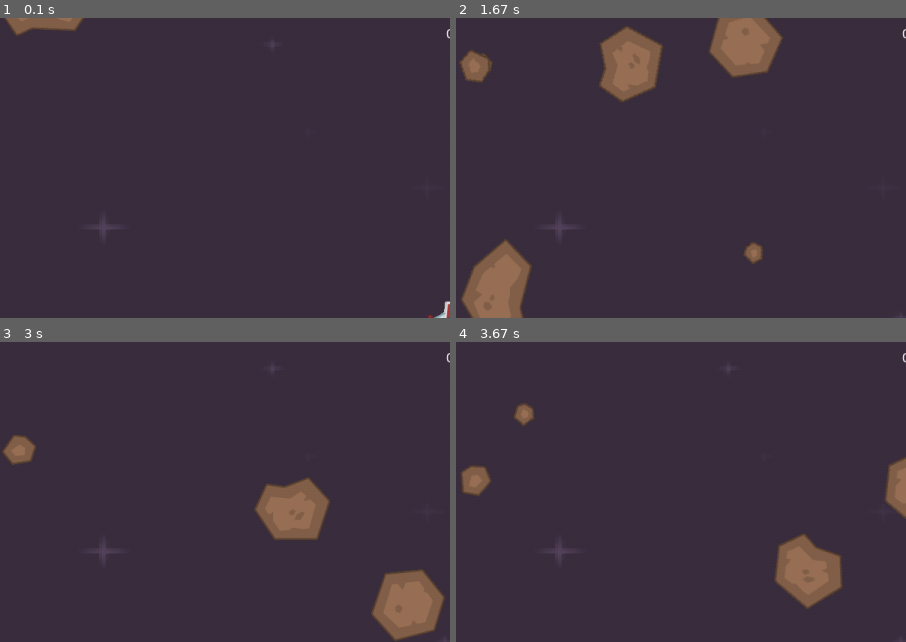
Above: before the commit, frames 1-4 (two rows, left to right).
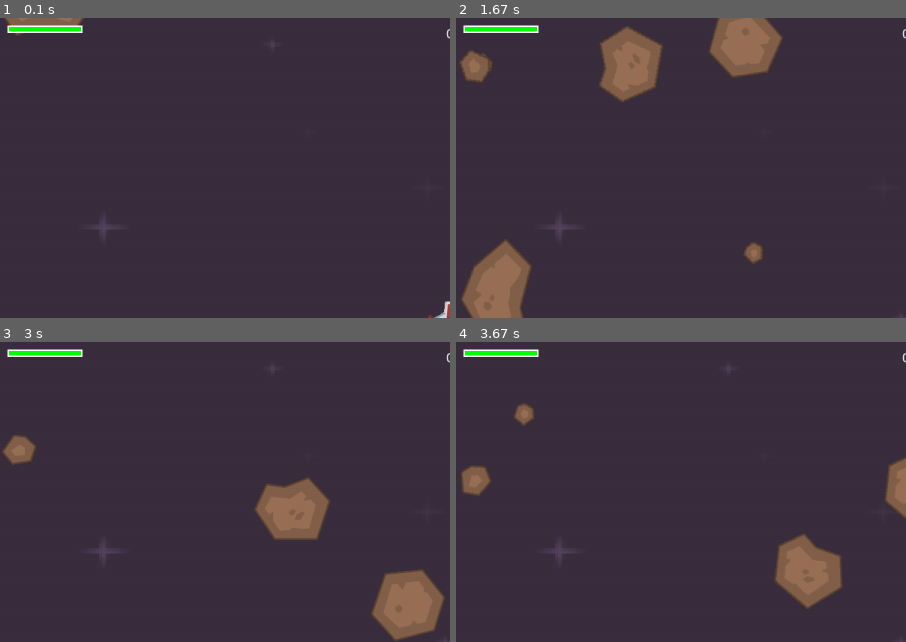
Above: after the commit, the same moments.

Repository: casol/pygame
Game: pygame game, started from YASS.py
Same seed, same stepped clock (60 frames per second), same inputs: the game is played once before the commit and once after it.
Inputs:
- Up to frame 1 (0.1 s): no input
- Up to frame 2 (1.67 s): hold Right 0.33-0.8 s; hold Up 0.83-1.13 s; hold Right 1.17-1.63 s
- Up to frame 3 (3 s): hold Left 1.67-2.2 s; hold Left 2.23-2.63 s; tap Space at 2.67 s
- Up to frame 4 (3.67 s): hold Up 3-3.37 s; tap Space at 3.07, 3.47 s; hold Right from 3.4 s (still down)
The pictures show only the part of the screen within x 0-50%, y 0-50%; the shares and areas given below are measured in that part.

The runs differ from the first frame. In frame 1, 0.5% of the frame differs, in the area x 1-19%, y 2-5%; in frame 2, 0.5%; in frame 3, 0.5%; in frame 4, 0.5%.

Commit message:
Add health bar graphic

Diff:
--- a/YASS.py
+++ b/YASS.py
@@ -132,6 +132,18 @@
         all_sprites.add(missile)
         missiles.add(missile)
 
+    def drew_health_bar(self, surface, x, y, health):
+        """Draw health bar."""
+        if health < 0:
+            health = 0
+        BAR_LENGTH = 100
+        BAR_HEIGHT = 10
+        fill = (health / 100) * BAR_LENGTH
+        outline_rect = pygame.Rect(x, y, BAR_LENGTH, BAR_HEIGHT)
+        fill_rect = pygame.Rect(x, y, fill, BAR_HEIGHT)
+        pygame.draw.rect(surface, GREEN, fill_rect)
+        pygame.draw.rect(surface, WHITE, outline_rect, 2)
+
 
 class Missile(pygame.sprite.Sprite):
     """This class represents the bullet.
@@ -252,6 +264,7 @@
     player.draw(DISPLAY)
     player.update()
     player.wrap_around_screen()
+    player.drew_health_bar(DISPLAY, 10, 10, player.health)
 
     # Find all sprites that collide between two groups
     # check if a missile hit an asteroid
